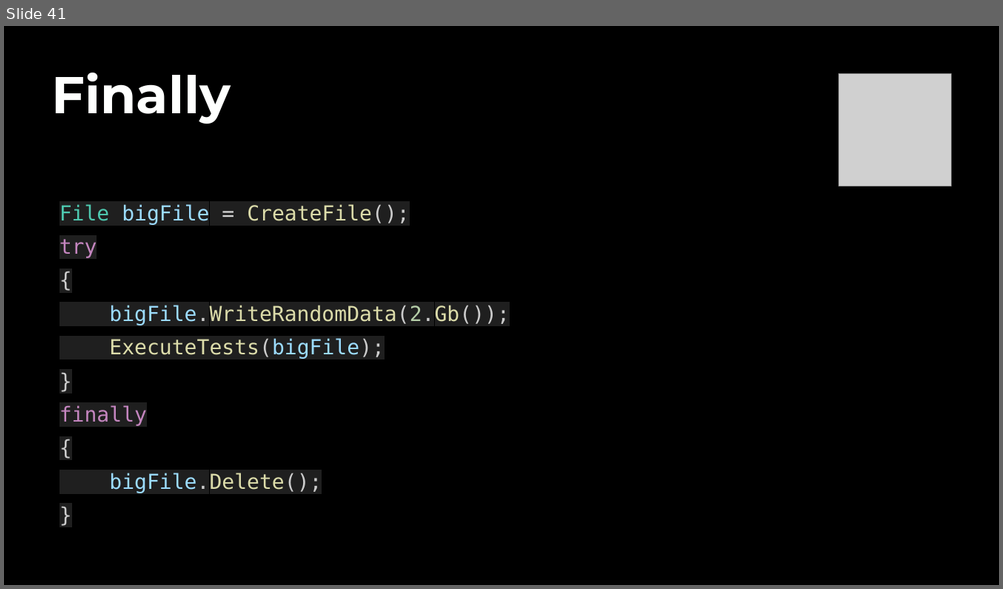
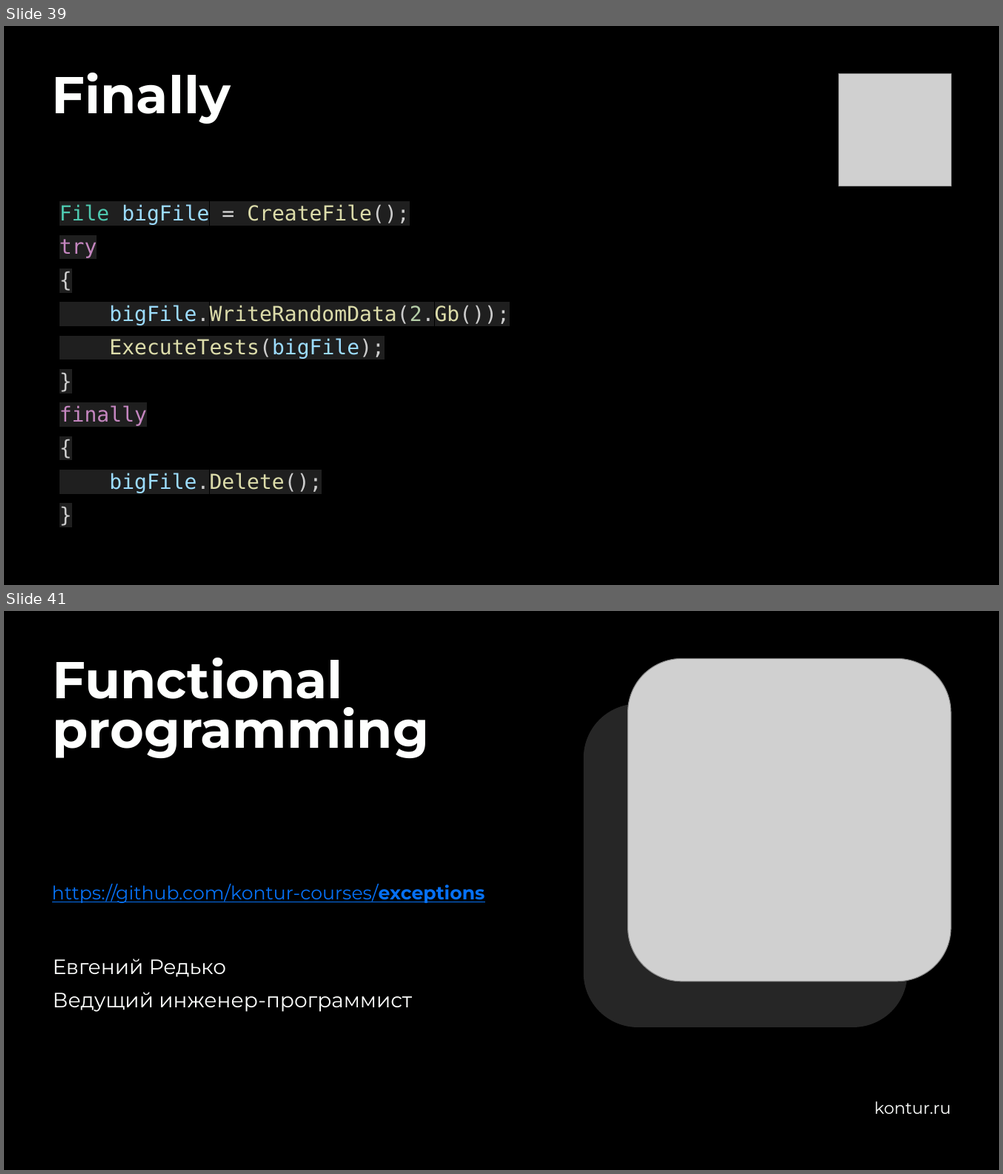
Before and after one commit to kontur-courses/exceptions, a slide deck: exceptions.pptx. Shown one above the other, each under a label of ours: slide 41 before the commit, slides 39 and 41 after it; the slides between them are not shown. The pictures are 1003x589 and 1003x1174 pixels, drawn with LibreOffice and Linux fonts; fonts in the diff are those of the drawing; grey boxes stand for pictures; background and template pictures are left out. Boxes give left, top, right and bottom in pixels: in the first picture for what was removed or moved away, otherwise in the second. Text is boxed around its words. In the diff, an @@ line names an element or a change of style, - is before the commit and + after.

```diff
--- a/exceptions.pptx
+++ b/exceptions.pptx
@@ slide 41 added at (4, 611, 999, 1170), background #000000 @@
@@ title added at (53, 658, 430, 758), 50 pt, text #FEFFFE, bold @@
+Functional
+programming
@@ picture added at (628, 659, 950, 982) @@
@@ rounded rectangle added at (583, 704, 907, 1028), fill #262626, outline #262626 0.75 pt @@
@@ text added at (52, 883, 485, 903), 18 pt, text #0671F6, underline @@
+https://github.com/kontur-courses/exceptions
@@ text added at (53, 959, 226, 977), 20 pt, text #FEFFFE @@
+Евгений Редько
@@ text added at (53, 992, 412, 1012), 20 pt, text #FEFFFE @@
+Ведущий инженер-программист
@@ text added at (874, 1102, 951, 1114), 16 pt, text #FEFFFE @@
+kontur.ru
@@ what was slide 41 is now slide 39 @@
```
Also in this commit, not shown: 5 slides changed, 44 other slides added, 2 slides removed.
